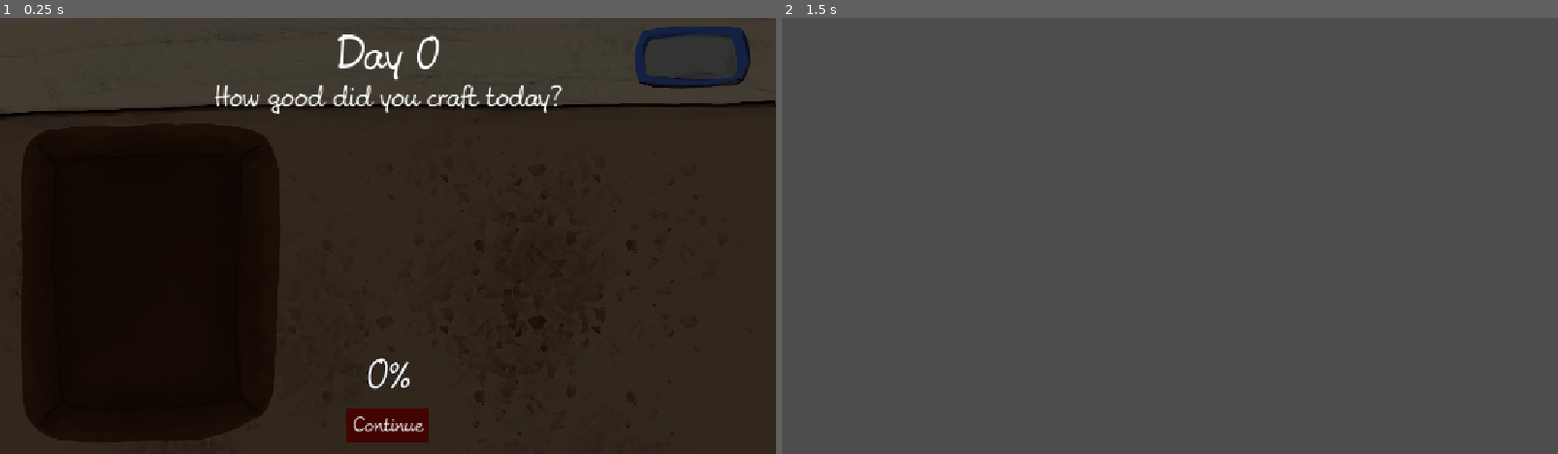
Above: before the commit, frames 1-2 (left to right).
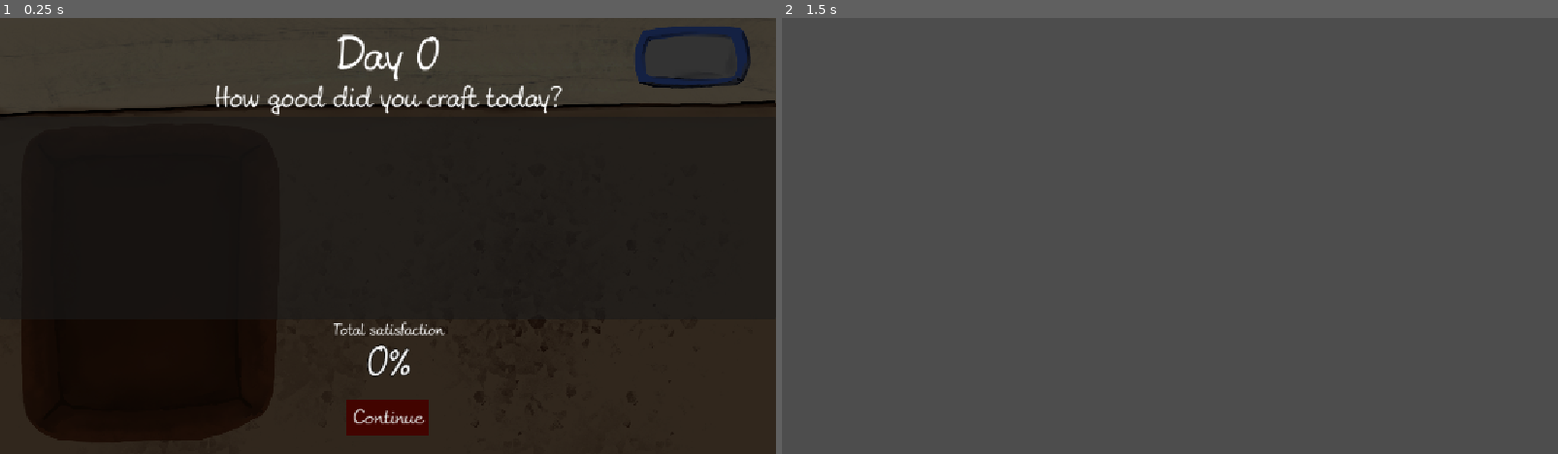
Above: after the commit, the same moments.

Repository: KIT-GameJam/Firework-Craft
Game: Godot game, scene res://ui/screens/day-over-screen/day_over_screen.tscn
The game is run twice, just before and just after one commit, with the same random seed, the same clock (stepped at 60 frames per second) and the same inputs. This scene is started directly instead of the project's main scene.
Inputs (mouse positions are in pixels of both pictures, inside the frame that each line leads up to):
- Up to frame 1 (0.25 s): no input
- Up to frame 2 (1.5 s): click "Continue" at 0.5 s; tap Enter at 1.25 s; move the mouse to (1340, 214) at 1.27 s; hold D (move_right) from 1.28 s (still down); click (1340, 214) at 1.42 s

The runs differ from the first frame. In frame 1, 1.8% of the frame differs, in the area x 27-73%, y 3-98%; in frame 2, nothing differs.

Commit message:
func to add single costumer stats

Diff:
--- a/ui/screens/day-over-screen/day_over_screen.gd
+++ b/ui/screens/day-over-screen/day_over_screen.gd
@@ -3,6 +3,7 @@
 var level_nr: int
 @onready var title : Label = $VBoxContainer/Title
 @onready var progress_bar : ProgressBar = $VBoxContainer/ProgressBar
+@onready var stats_list : ItemList = $VBoxContainer/ItemList
 var total_satisfaction : int = 75 # TODO: set this
 var level_stats : Array[Level.CustomerStats] = []
 signal select_level_1
@@ -11,6 +12,7 @@
 func _ready() -> void:
 	title.text = "Day " + str(level_nr)
 	calc_total_satisfaction()
+	set_stats_list()
 	progress_bar.value = 0
 	var tween = create_tween()
 	tween.tween_property(progress_bar, "value", total_satisfaction, 2.0) # (Zielwert, Dauer)
@@ -20,6 +22,12 @@
 func set_stats(stats_arr: Array[Level.CustomerStats], curr_level: int):
 	level_stats = stats_arr
 	level_nr = curr_level
+
+func set_stats_list():
+	print(level_stats.size())
+	for x in range(level_stats.size()):
+		stats_list.add_item(level_stats.get(x).satisfaction)
+		stats_list.set_item_text(x, "Costumer " + str(x))
 
 func calc_total_satisfaction():
 	var curr_satisfaction = 0
--- a/ui/screens/day-over-screen/day_over_screen.tscn
+++ b/ui/screens/day-over-screen/day_over_screen.tscn
@@ -44,12 +44,25 @@
 horizontal_alignment = 1
 
 [node name="Label" type="Label" parent="VBoxContainer"]
-custom_minimum_size = Vector2(0, 400)
+custom_minimum_size = Vector2(0, 20)
 layout_mode = 2
 size_flags_vertical = 1
 theme = ExtResource("1_nk6t1")
 theme_type_variation = &"HeaderMedium"
 text = "How good did you craft today?"
+horizontal_alignment = 1
+
+[node name="ItemList" type="ItemList" parent="VBoxContainer"]
+custom_minimum_size = Vector2(0, 300)
+layout_mode = 2
+theme = ExtResource("1_nk6t1")
+max_columns = 2
+
+[node name="BarTitle" type="Label" parent="VBoxContainer"]
+layout_mode = 2
+theme = ExtResource("1_nk6t1")
+theme_type_variation = &"HeaderSmall"
+text = "Total satisfaction"
 horizontal_alignment = 1
 
 [node name="ProgressBar" type="ProgressBar" parent="VBoxContainer"]
